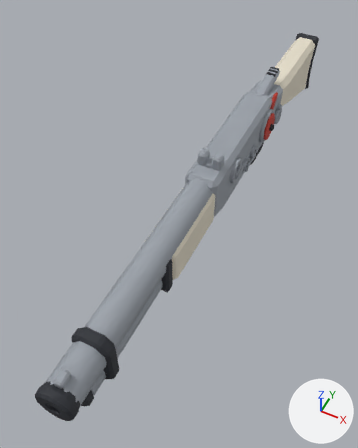
Renders of the glTF model roblox/assets/weapons-kit/w_lever@lever_capgun.glb from each side of a commit.
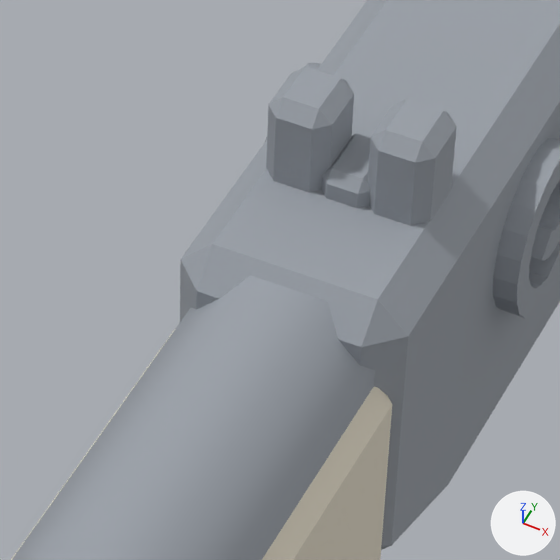
The first picture shows the older version from a 50 mm camera at (0.266, -0.865, 0.678) aimed at (-0.052, -0.23, -0.116). The close-ups show the older and then the newer version on the part from 45% to 67% of the width and 31% to 49% of the height of that picture. Only the edits that show in the close-ups are written down. Lighting does not change. The marker at lower right points along +X, +Y and +Z.

Objects in the first close-up: 'barrel_wzB__silver__p9aa0a8', 'body_wzA__silver__p9aa0a8', 'fore_wzA__pearl__pe6decb', 'scroll_wzN__silver__p9aa0a8', 'sight_wzN__silver__p9aa0a8'.
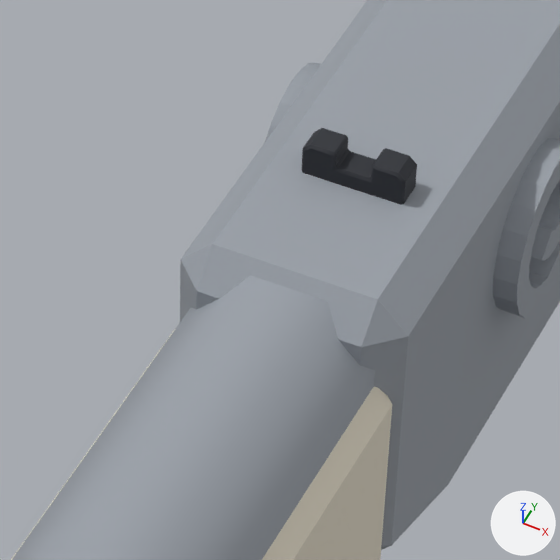
Pixel boxes (x1, y1, x2, y2) of what changed, in the close-ups (560 x 560 px):
'sight_wzN__silver__p9aa0a8', deleted
    before: (266, 67, 457, 226)
'sight_wzN__dark__p2b2e35', added
    after: (302, 128, 417, 205)

Patch to the scene script:
```diff
--- a/roblox/assets/weapons-kit/w_lever@lever_capgun.glb.py
+++ b/roblox/assets/weapons-kit/w_lever@lever_capgun.glb.py
@@ me_sight_wzn__dark__p2b2e35 @@
+me_sight_wzn__dark__p2b2e35.from_pydata(...)  # 78 vertices, 148 faces; spans x -0.015..0.015, y -0.686..-0.196, z 0.046..0.06
+me_sight_wzn__dark__p2b2e35.materials.append(mat_dark)  # dark grey #2b2e35
@@ ob_sight_wzn__silver__p9aa0a8 @@
-ob_sight_wzn__silver__p9aa0a8 = bpy.data.objects.new('sight_wzN__silver__p9aa0a8', me_sight_wzn__silver__p9aa0a8)
-ob_sight_wzn__silver__p9aa0a8.location = (0.0, 0.0, 0.0)
@@ ob_sight_wzn__dark__p2b2e35 @@
+ob_sight_wzn__dark__p2b2e35 = bpy.data.objects.new('sight_wzN__dark__p2b2e35', me_sight_wzn__dark__p2b2e35)
+ob_sight_wzn__dark__p2b2e35.location = (0.0, 0.0, 0.0)
```
